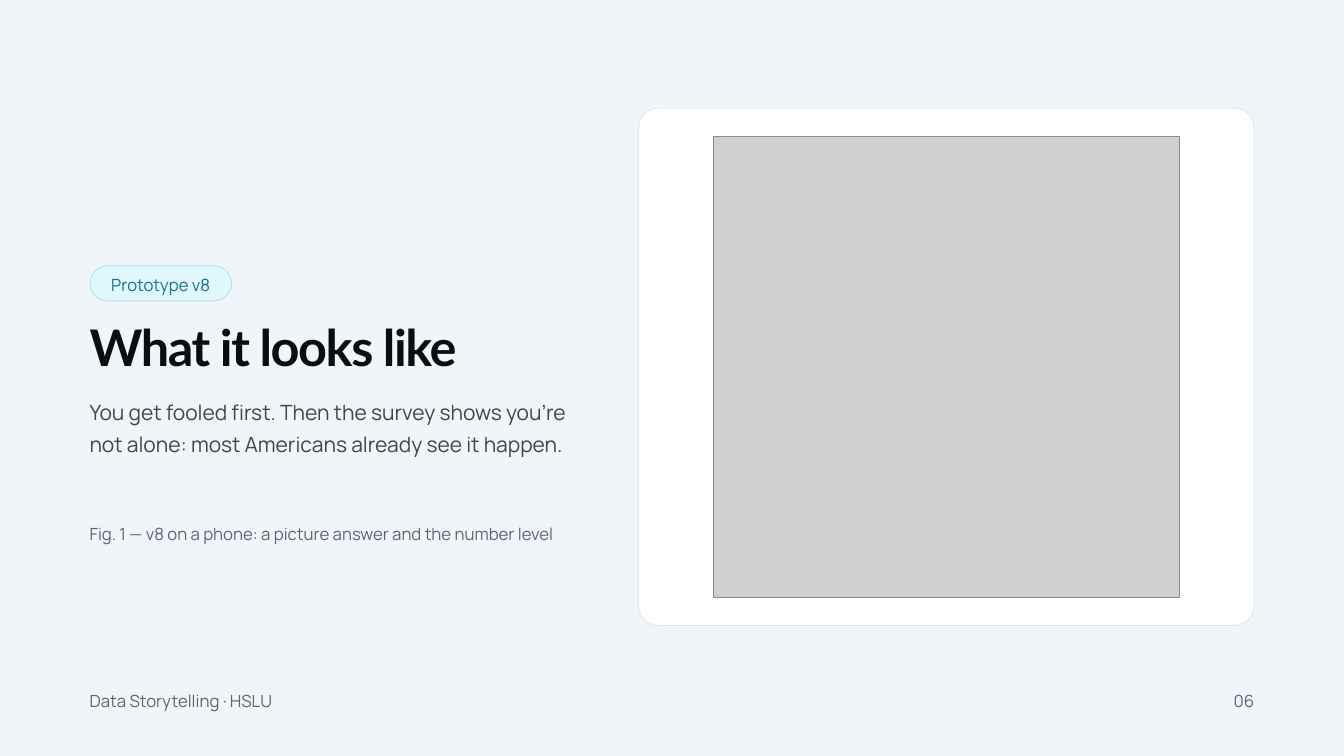
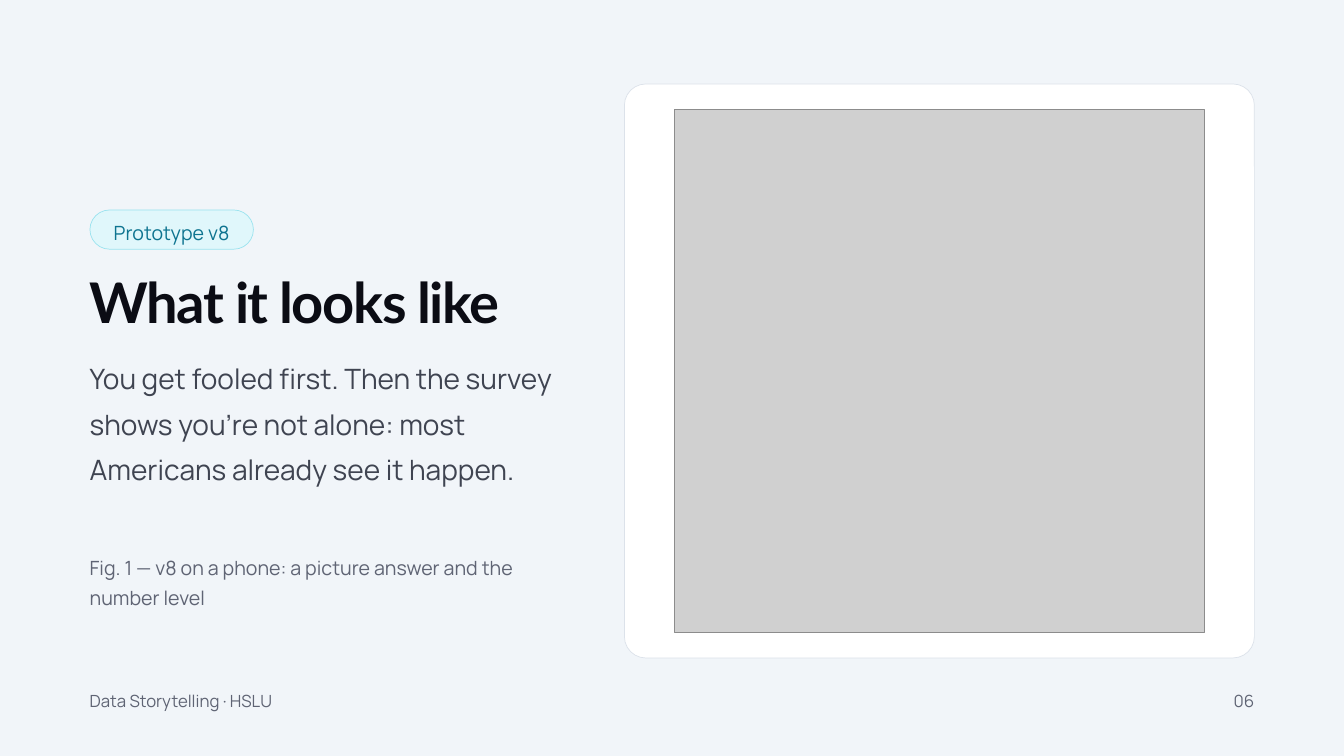
Before and after one commit to AdhurimThaqi/dataset-datastorytelling, a slide deck: slide 6 of Final-presentation/Real-or-AI_final-presentation.pptx. Drawn at 1344x756 pixels with LibreOffice and Linux fonts; fonts in the diff are those of the drawing; grey boxes stand for pictures. Boxes give left, top, right and bottom in pixels: in the first picture for what was removed or moved away, otherwise in the second. Text is boxed around its words. In the diff, an @@ line names an element or a change of style, - is before the commit and + after.

Commit message:
Presentation: bigger type, fuller layout, soft gradient edge
- Text 20-22 pt, titles 40 pt; charts, cards, table and image
  slides fill the slide
- Cover and closing slide: band fades into the white page
- HTML slides updated to match the PPTX/PDF

```diff
--- a/Final-presentation/Real-or-AI_final-presentation.pptx
+++ b/Final-presentation/Real-or-AI_final-presentation.pptx
@@ rounded rectangle: place and size @@
-rounded rectangle at (639, 108, 1254, 625)
+rounded rectangle at (624, 84, 1254, 657)
@@ picture: place and size @@
-picture at (713, 136, 1180, 598)
+picture at (675, 109, 1204, 632)
@@ rounded rectangle "Prototype v8": place and size @@
-rounded rectangle "Prototype v8" at (90, 266, 232, 301)
+rounded rectangle "Prototype v8" at (90, 210, 253, 249)
@@ rounded rectangle "Prototype v8" at (90, 210, 253, 249): size 12 to 14 pt; line spacing 16.8pt to 1.25 @@
@@ title "What it looks like": place and size @@
-title "What it looks like" at (90, 328, 457, 367)
+title "What it looks like" at (90, 281, 499, 324)
@@ title "What it looks like" at (90, 281, 499, 324): size 36 to 40 pt; line spacing 41.4pt to 1.1 @@
@@ text "You get fooled first. Then ...": place and size @@
-text "You get fooled first. Then ..." at (90, 404, 566, 457)
+text "You get fooled first. Then ..." at (90, 368, 552, 487)
@@ text "You get fooled first. Then ..." at (90, 368, 552, 487): size 15 to 20 pt; line spacing 22.5pt to 1.35 @@
@@ text "Fig. 1 — v8 on ...": place and size @@
-text "Fig. 1 — v8 on ..." at (90, 527, 553, 544)
+text "Fig. 1 — v8 on ..." at (90, 560, 513, 605)
@@ text "Fig. 1 — v8 on ..." at (90, 560, 513, 605): size 12 to 14 pt; line spacing 16.8pt to 1.3 @@
```
Also in this commit, not shown: 12 other slides changed, 5 other files.
